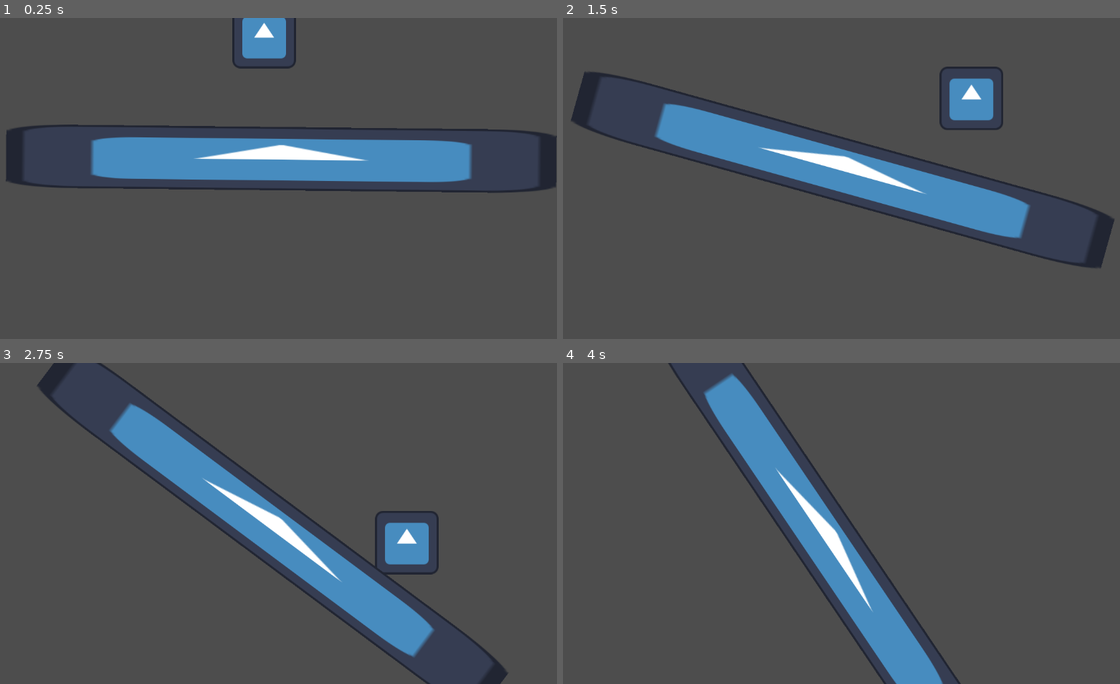
Above: before the commit, frames 1-4 (two rows, left to right).
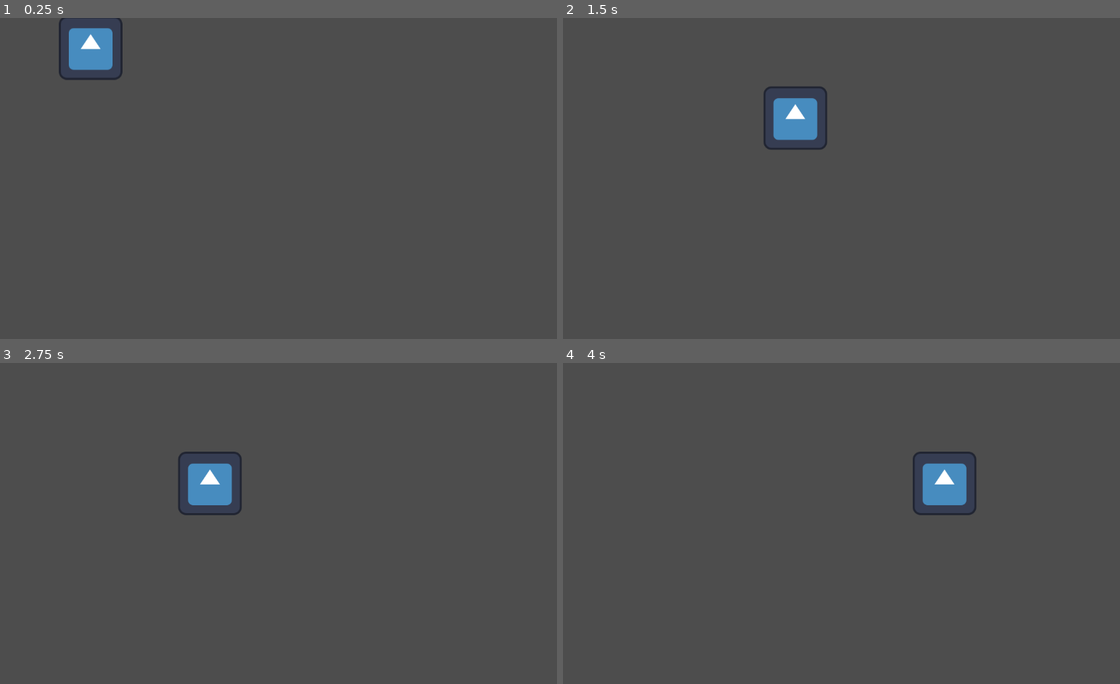
Above: after the commit, the same moments.

Repository: VarBus/Hacky-Bot
Game: Godot game, scene res://Worlds/world_1.tscn
Two runs of this game, one before a commit and one after it. Both use one fixed random seed, a clock stepped at 60 frames per second and the inputs below. The project has no main scene, so this scene is started directly. The engine's default icon, where the game draws it, is replaced by a stand-in: a white triangle on a blue panel in a dark square.
Inputs:
- Up to frame 1 (0.25 s): no input
- Up to frame 2 (1.5 s): tap Enter (ui_accept) at 0.5, 0.77 s; hold Right (ui_right) from 0.53 s (still down)
- Up to frame 3 (2.75 s): tap Enter (ui_accept) at 1.52 s; release Right (ui_right) at 2.03 s; hold Left (ui_left) from 2.03 s (still down)
- Up to frame 4 (4 s): release Left (ui_left) at 2.78 s; hold Right (ui_right) from 2.78 s (still down); tap Enter (ui_accept) at 3.02, 3.77 s

The runs differ from the first frame. In frame 1, 14% of the frame differs, in the area x 1-100%, y 0-55%; in frame 2, 14%; in frame 3, 12%; in frame 4, 11%.

Commit message:
feat: add floor and vector structure

Diff:
--- a/Characters/hacky.tscn
+++ b/Characters/hacky.tscn
@@ -6,7 +6,11 @@
 [sub_resource type="RectangleShape2D" id="RectangleShape2D_w8q3a"]
 size = Vector2(115, 120)
 
+[sub_resource type="CircleShape2D" id="CircleShape2D_0ybgk"]
+radius = 348.6617
+
 [node name="Hacky" type="CharacterBody2D"]
+floor_snap_length = 2.0
 script = ExtResource("1_0ybgk")
 
 [node name="Sprite2D" type="Sprite2D" parent="."]
@@ -15,3 +19,8 @@
 [node name="CollisionShape2D" type="CollisionShape2D" parent="."]
 position = Vector2(0.5, -1)
 shape = SubResource("RectangleShape2D_w8q3a")
+
+[node name="Area2D" type="Area2D" parent="."]
+
+[node name="CollisionShape2D" type="CollisionShape2D" parent="Area2D"]
+shape = SubResource("CircleShape2D_0ybgk")
--- a/Enviroments/Floor/balanci_root.tscn
+++ b/Enviroments/Floor/balanci_root.tscn
@@ -11,6 +11,3 @@
 node_b = NodePath("../../Floor")
 
 [node name="Floor" parent="." instance=ExtResource("1_cnfgo")]
-gravity_scale = 0.5
-can_sleep = false
-lock_rotation = false
--- a/Enviroments/Floor/floor.tscn
+++ b/Enviroments/Floor/floor.tscn
@@ -1,14 +1,21 @@
-[gd_scene load_steps=3 format=3 uid="uid://ctesl77h5j2ra"]
+[gd_scene load_steps=4 format=3 uid="uid://ctesl77h5j2ra"]
 
 [ext_resource type="Texture2D" uid="uid://bwq81ao50od8d" path="res://icon.svg" id="1_qpkae"]
+
+[sub_resource type="GDScript" id="GDScript_qpkae"]
+script/source = "extends RigidBody2D
+"
 
 [sub_resource type="RectangleShape2D" id="RectangleShape2D_qpkae"]
 size = Vector2(1075, 119)
 
 [node name="Floor" type="RigidBody2D"]
-lock_rotation = true
-linear_damp = 1.0
-angular_damp = 0.2
+gravity_scale = 2.0
+inertia = 250.0
+can_sleep = false
+linear_damp = 0.5
+angular_damp = 0.8
+script = SubResource("GDScript_qpkae")
 
 [node name="Sprite2D" type="Sprite2D" parent="."]
 position = Vector2(88.500015, 0)
--- a/Worlds/world_1.tscn
+++ b/Worlds/world_1.tscn
@@ -1,12 +1,17 @@
 [gd_scene load_steps=3 format=3 uid="uid://6ji8qd06lmf0"]
 
 [ext_resource type="PackedScene" uid="uid://dilb15hs6mn7w" path="res://Characters/hacky.tscn" id="1_j73mq"]
-[ext_resource type="PackedScene" uid="uid://bl6f513dy6fyg" path="res://Enviroments/Floor/balanci_root.tscn" id="2_j73mq"]
+
+[sub_resource type="RectangleShape2D" id="RectangleShape2D_qtstw"]
+size = Vector2(749, 20)
 
 [node name="World-1" type="Node2D"]
 
 [node name="Hacky" parent="." instance=ExtResource("1_j73mq")]
-position = Vector2(563, 9)
+position = Vector2(214, 32)
 
-[node name="BalanciRoot" parent="." instance=ExtResource("2_j73mq")]
-position = Vector2(509, 283)
+[node name="StaticBody2D" type="StaticBody2D" parent="."]
+
+[node name="CollisionShape2D" type="CollisionShape2D" parent="StaticBody2D"]
+position = Vector2(467, 312)
+shape = SubResource("RectangleShape2D_qtstw")
Not shown: 1 places in Characters/hacky.tscn that only renumber resources
Binary file added: arrow.png
Not shown, added: arrow.png.import
Binary file added: flecha_azul.png
Not shown, added: flecha_azul.png.import
